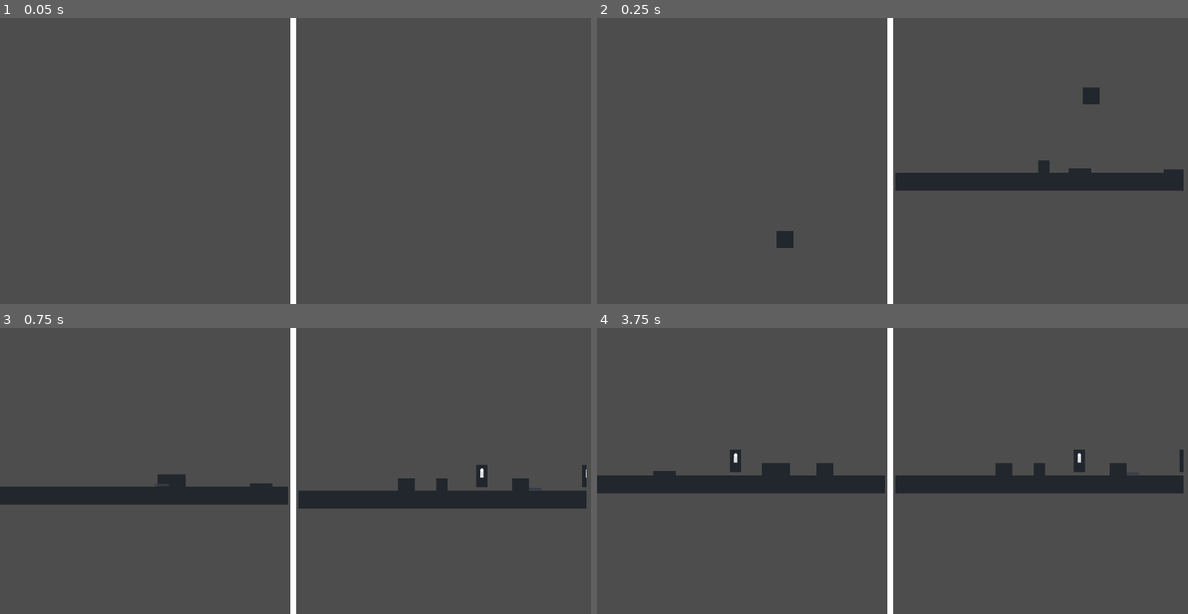
Above: before the commit, frames 1-4 (two rows, left to right).
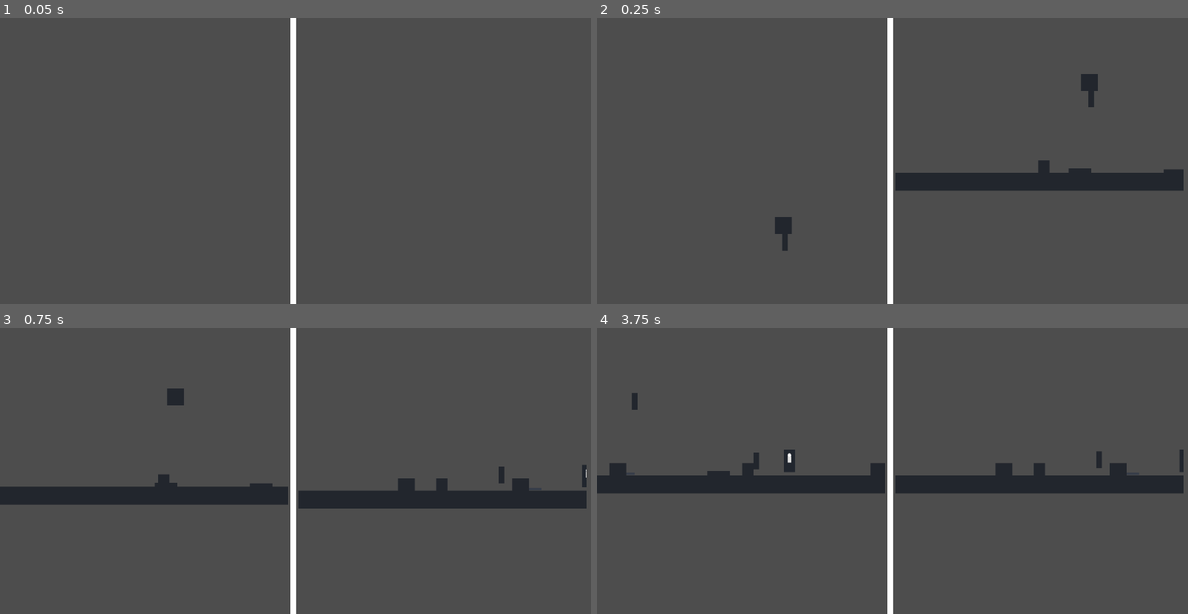
Above: after the commit, the same moments.

Repository: lindenzheng/orthogonal
Game: Godot game, scene res://scenes/game.tscn
The game is run twice, just before and just after one commit, with the same random seed, the same clock (stepped at 60 frames per second) and the same inputs.
Inputs:
- Up to frame 1 (0.05 s): no input
- Up to frame 2 (0.25 s): no input
- Up to frame 3 (0.75 s): hold D (p1_move_right) from 0.53 s (still down); tap W (p1_interact) at 0.6 s
- Up to frame 4 (3.75 s): tap Up (p2_interact) at 0.8, 1.35, 2.3, 2.85 s; tap W (p1_interact) at 1.55, 2.1, 3.05, 3.6 s; release D (p1_move_right) at 2.03 s; hold A (p1_move_left) 2.03-2.78 s; hold D (p1_move_right) from 2.78 s (still down)

Frame 1 is identical in both runs. In frame 2, 0.5% of the frame differs, in the area x 30-85%, y 19-82%; in frame 3, 0.5%; in frame 4, 1.3%, in the area x 2-86%, y 22-52%.

Commit message:
Add disappear_block.tscn, modify level, add signals to button.gd and lever.gd

Diff:
--- /dev/null
+++ b/scenes/disappear_block.tscn
@@ -0,0 +1,17 @@
+[gd_scene load_steps=4 format=3 uid="uid://dx7xhd7awh7ax"]
+
+[ext_resource type="Script" uid="uid://ccjqyq3ftcktn" path="res://scripts/disappear_block.gd" id="1_lfmvv"]
+[ext_resource type="Texture2D" uid="uid://cwvvg8foqd5g2" path="res://assets/sprites/pixel.png" id="2_wc3yi"]
+
+[sub_resource type="RectangleShape2D" id="RectangleShape2D_b121j"]
+
+[node name="Disappear_Block" type="StaticBody2D"]
+script = ExtResource("1_lfmvv")
+
+[node name="CollisionShape2D" type="CollisionShape2D" parent="."]
+scale = Vector2(0.5, 1.5)
+shape = SubResource("RectangleShape2D_b121j")
+
+[node name="Sprite2D" type="Sprite2D" parent="."]
+scale = Vector2(5, 15)
+texture = ExtResource("2_wc3yi")
--- a/scenes/level.tscn
+++ b/scenes/level.tscn
@@ -6,6 +6,7 @@
 [ext_resource type="Resource" uid="uid://do2evqt18sebb" path="res://scripts/player2_controls.tres" id="5_8iemx"]
 [ext_resource type="PackedScene" uid="uid://bojskohbtf8ng" path="res://scenes/lever.tscn" id="5_ppgk2"]
 [ext_resource type="PackedScene" uid="uid://d1pwbfp03a1fn" path="res://scenes/box.tscn" id="6_2r41h"]
+[ext_resource type="PackedScene" uid="uid://dx7xhd7awh7ax" path="res://scenes/disappear_block.tscn" id="7_klq6b"]
 
 [node name="Level" type="Node2D"]
 
@@ -23,17 +24,20 @@
 
 [node name="Objects" type="Node" parent="Player1_Level"]
 
-[node name="Button" parent="Player1_Level/Objects" instance=ExtResource("4_mx8sn")]
+[node name="Button1" parent="Player1_Level/Objects" instance=ExtResource("4_mx8sn")]
 position = Vector2(43, 981)
 
 [node name="Button2" parent="Player1_Level/Objects" instance=ExtResource("4_mx8sn")]
 position = Vector2(212, 983)
 
-[node name="Lever" parent="Player1_Level/Objects" instance=ExtResource("5_ppgk2")]
+[node name="Lever1" parent="Player1_Level/Objects" instance=ExtResource("5_ppgk2")]
 position = Vector2(337, 957)
 
-[node name="Box" parent="Player1_Level/Objects" instance=ExtResource("6_2r41h")]
-position = Vector2(63, 818)
+[node name="Button1&2Block" parent="Player1_Level/Objects" instance=ExtResource("7_klq6b")]
+position = Vector2(63, 852)
+
+[node name="Box1" parent="Player1_Level/Objects" instance=ExtResource("6_2r41h")]
+position = Vector2(60, 801)
 
 [node name="Box2" parent="Player1_Level/Objects" instance=ExtResource("6_2r41h")]
 position = Vector2(-333, 839)
@@ -48,23 +52,38 @@
 
 [node name="Objects" type="Node" parent="Player2_Level"]
 
-[node name="Button" parent="Player2_Level/Objects" instance=ExtResource("4_mx8sn")]
+[node name="Button3" parent="Player2_Level/Objects" instance=ExtResource("4_mx8sn")]
 position = Vector2(117, 1334)
 
-[node name="Button2" parent="Player2_Level/Objects" instance=ExtResource("4_mx8sn")]
+[node name="Button4" parent="Player2_Level/Objects" instance=ExtResource("4_mx8sn")]
 position = Vector2(267, 1334)
-
-[node name="Lever" parent="Player2_Level/Objects" instance=ExtResource("5_ppgk2")]
-position = Vector2(30, 1310)
 
 [node name="Lever2" parent="Player2_Level/Objects" instance=ExtResource("5_ppgk2")]
 position = Vector2(218, 1310)
 
-[node name="Box" parent="Player2_Level/Objects" instance=ExtResource("6_2r41h")]
+[node name="Lever3" parent="Player2_Level/Objects" instance=ExtResource("5_ppgk2")]
+position = Vector2(531, 1309)
+
+[node name="Button2Block" parent="Player2_Level/Objects" instance=ExtResource("7_klq6b")]
+position = Vector2(66, 1309)
+
+[node name="Lever2Block" parent="Player2_Level/Objects" instance=ExtResource("7_klq6b")]
+position = Vector2(279, 958)
+
+[node name="Box4" parent="Player2_Level/Objects" instance=ExtResource("6_2r41h")]
 position = Vector2(100, 1247)
 
-[node name="Box2" parent="Player2_Level/Objects" instance=ExtResource("6_2r41h")]
+[node name="Box5" parent="Player2_Level/Objects" instance=ExtResource("6_2r41h")]
 position = Vector2(-103, 1301)
 
-[node name="Box3" parent="Player2_Level/Objects" instance=ExtResource("6_2r41h")]
+[node name="Box6" parent="Player2_Level/Objects" instance=ExtResource("6_2r41h")]
 position = Vector2(342, 1303)
+
+[connection signal="button_pressed" from="Player1_Level/Objects/Button1" to="Player1_Level/Objects/Button1&2Block" method="_on_signal_hide"]
+[connection signal="button_released" from="Player1_Level/Objects/Button1" to="Player1_Level/Objects/Button1&2Block" method="_on_signal_show"]
+[connection signal="button_pressed" from="Player1_Level/Objects/Button2" to="Player1_Level/Objects/Button1&2Block" method="_on_signal_hide"]
+[connection signal="button_pressed" from="Player1_Level/Objects/Button2" to="Player2_Level/Objects/Button2Block" method="_on_signal_hide"]
+[connection signal="button_released" from="Player1_Level/Objects/Button2" to="Player1_Level/Objects/Button1&2Block" method="_on_signal_show"]
+[connection signal="button_released" from="Player1_Level/Objects/Button2" to="Player2_Level/Objects/Button2Block" method="_on_signal_show"]
+[connection signal="lever_off" from="Player2_Level/Objects/Lever2" to="Player2_Level/Objects/Lever2Block" method="_on_signal_show"]
+[connection signal="lever_on" from="Player2_Level/Objects/Lever2" to="Player2_Level/Objects/Lever2Block" method="_on_signal_hide"]
--- a/scripts/button.gd
+++ b/scripts/button.gd
@@ -1,42 +1,53 @@
 extends Area2D
 
-@onready var sprite_normal = $CollisionShape2D/Button  # The normal sprite
-@onready var sprite_pressed = $CollisionShape2D/ButtonPressed  # The sprite for the pressed state
+signal button_pressed
+signal button_released
+
+@onready var sprite_normal = $CollisionShape2D/Button  # Normal sprite
+@onready var sprite_pressed = $CollisionShape2D/ButtonPressed  # Pressed sprite
 var objects_touching = 0
 var is_animating = false
 
 func _ready():
-	# Ensure the pressed sprite is hidden at the start
-	sprite_pressed.visible = false
+	sprite_pressed.visible = false  # Hide pressed sprite initially
 
-# Called when the node enters the area
 func _on_Button_body_entered(body):
-	#print(body.name + " touched the button") #Debug
-	if objects_touching == 0:
-		print(body.name + " pressed the button!") #Debug
-		if not is_animating:
-			is_animating = true
-			await _animate_scale(sprite_normal, Vector2(0.5, 0.25), Vector2(0.5, 0.5))
-			_set_sprite_visibility(true)
+	if objects_touching == 0:  # Only press if it's the first contact
+		_handle_button_press(body)
 	objects_touching += 1
 
+func _on_Area2D_body_exited(body):
+	objects_touching -= 1
+	if objects_touching == 0:  # Only release if no bodies are touching
+		_handle_button_release(body)
+
+# Handles button press actions
+func _handle_button_press(body):
+	print(body.name + " pressed the button!")  # Debug
+	emit_signal("button_pressed")  # Emit button pressed signal
+	if not is_animating:
+		is_animating = true
+		await _animate_scale(sprite_normal, Vector2(0.5, 0.25), Vector2(0.5, 0.5))
+		_set_sprite_visibility(true)
+
+# Handles button release actions
+func _handle_button_release(body):
+	if not is_animating:
+		is_animating = true
+		print(body.name + " unpressed the button")  # Debug
+		emit_signal("button_released")  # Emit button released signal
+		await _animate_scale(sprite_pressed, Vector2(0.5, 0.5), Vector2(0.5, 0.15))
+		_set_sprite_visibility(false)
+
+# Animate sprite scale
 func _animate_scale(sprite, start_scale, end_scale):
-	var tween = get_tree().create_tween() # Creates a tween (object that does a transition animation)
-	tween.tween_property(sprite, "scale", start_scale, 0.075)  # Scales up/down
-	await tween.finished # Wait until the tween finishes
-	sprite.scale = end_scale # Scale back animation
+	var tween = get_tree().create_tween()  # Create a tween for animation
+	tween.tween_property(sprite, "scale", start_scale, 0.075)  # Scale effect (Like button press)
+	await tween.finished  # Wait for animation to finish
+	sprite.scale = end_scale  # Set final scale
 	is_animating = false
 
+# Set sprite visibility based on state
 func _set_sprite_visibility(is_pressed):
 	sprite_normal.visible = not is_pressed
 	sprite_pressed.visible = is_pressed
-
-func _on_Area2D_body_exited(body):
-	objects_touching -= 1
-	#print(body.name + " exited the button") # Debug
-	if objects_touching == 0:
-		if not is_animating:
-			is_animating = true
-			print(body.name + " unpressed the button") # Debug
-			await _animate_scale(sprite_pressed, Vector2(0.5, 0.5), Vector2(0.5, 0.15))
-			_set_sprite_visibility(false)
--- /dev/null
+++ b/scripts/disappear_block.gd
@@ -0,0 +1,14 @@
+extends StaticBody2D
+
+# Reference to the CollisionShape2D node
+@onready var collision_shape = $CollisionShape2D
+
+func _on_signal_hide() -> void:
+	self.visible = false
+	collision_shape.set_deferred("disabled", true) # Hide the hitbox
+	print(self.name + " disappeared")  # Debug
+
+func _on_signal_show() -> void:
+	self.visible = true
+	collision_shape.set_deferred("disabled", false) # Show the hitbox
+	print(self.name + " appeared")  # Debug
--- a/scripts/lever.gd
+++ b/scripts/lever.gd
@@ -1,9 +1,13 @@
 extends Area2D
+
+signal lever_on
+signal lever_off
 
 @onready var sprite_normal = $CollisionShape2D/Lever  # The normal sprite
 @onready var sprite_pressed = $CollisionShape2D/LeverSwitched  # The sprite for the pressed state
 var players_in_range = {}
-var is_pressed = false
+var being_pressed = false
+var is_active = false
 
 func _ready():
 	# Ensure the pressed sprite is hidden at the start
@@ -23,14 +27,19 @@
 	if players_in_range.size() > 0:
 		for player_id in players_in_range.keys():
 			var player = players_in_range[player_id]
-			if ((Input.is_action_just_pressed("p1_interact") and player.name == "Player1") or (Input.is_action_just_pressed("p2_interact") and player.name == "Player2")) and not is_pressed:
-				_press_lever()
+			if ((Input.is_action_just_pressed("p1_interact") and player.name == "Player1") or (Input.is_action_just_pressed("p2_interact") and player.name == "Player2")) and not being_pressed:
+				_switch_lever()
 
-func _press_lever():
-	is_pressed = true
-	print("Lever pressed by ", players_in_range.keys()[0]) # Debug to show which player pressed
+func _switch_lever():
+	being_pressed = true
+	print("Lever pressed by ", players_in_range.keys()[0])  # Debug to show which player pressed
 	await _animate_scale(sprite_pressed, Vector2(0.25, 0.25), Vector2(0.25, 0.25))
-	is_pressed = false
+	is_active = not is_active  # Switch lever on/off
+	if is_active:
+		emit_signal("lever_on")
+	else:
+		emit_signal("lever_off")
+	being_pressed = false
 
 func _animate_scale(sprite, start_scale, end_scale):
 	var tween = get_tree().create_tween()
Not shown: 1 places in scenes/level.tscn that only renumber resources
Not shown, added: scripts/disappear_block.gd.uid
